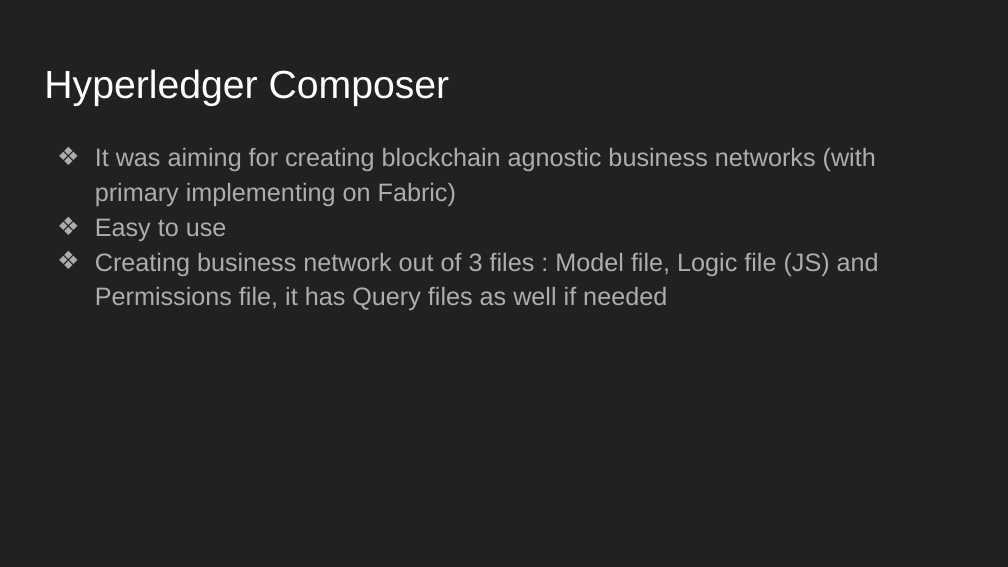
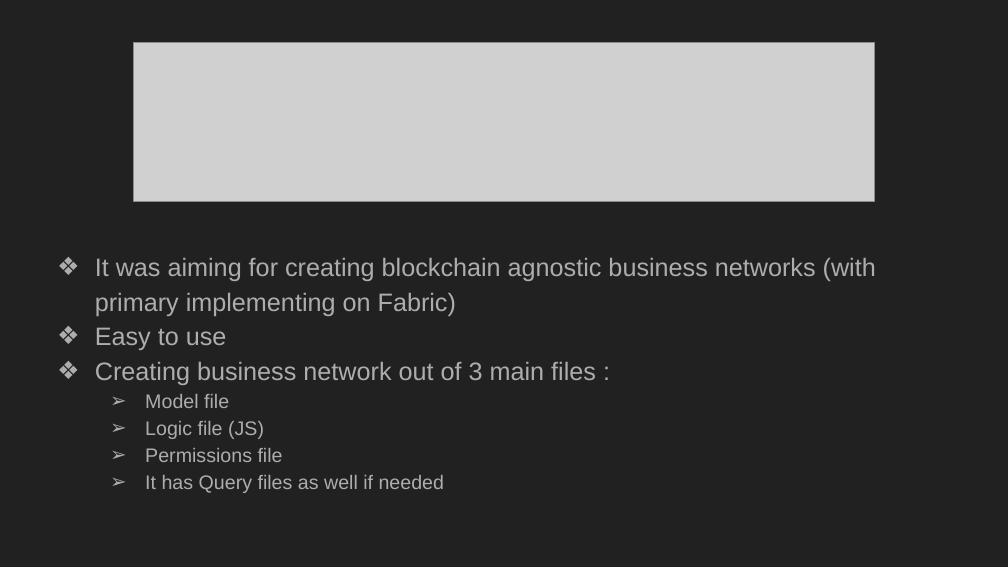
Before and after one commit to xxLestadxx/FabricPresentation2019Feb, a slide deck: slide 6 of Hyperledger Fabric and Composer.pptx. Drawn at 1008x567 pixels with LibreOffice and Linux fonts; fonts in the diff are those of the drawing; grey boxes stand for pictures. Boxes give left, top, right and bottom in pixels: in the first picture for what was removed or moved away, otherwise in the second. Text is boxed around its words. In the diff, an @@ line names an element or a change of style, - is before the commit and + after.

```diff
--- a/Hyperledger Fabric and Composer.pptx
+++ b/Hyperledger Fabric and Composer.pptx
@@ picture added at (134,42,874,202) @@
@@ title removed at (44,69,450,106) @@
-Hyperledger Composer
@@ text "It was aiming for creating ...": place and size @@
-text "It was aiming for creating ..." at (95,148,879,310)
+text "It was aiming for creating ..." at (95,258,876,493)
@@ text at (95,362,596,493): text changed; size 18 to 14 pt @@
-❖ Creating business network out of 3 files : Model file, Logic file (JS) and Permissions file, it has Query files as well if needed
+❖ Creating business network out of 3 main files :
+  ➢ Model file
+  ➢ Logic file (JS)
+  ➢ Permissions file
+  ➢ It has Query files as well if needed
```
Also in this commit, not shown: 1 other slide changed, 1 slide removed, 1 other file.
